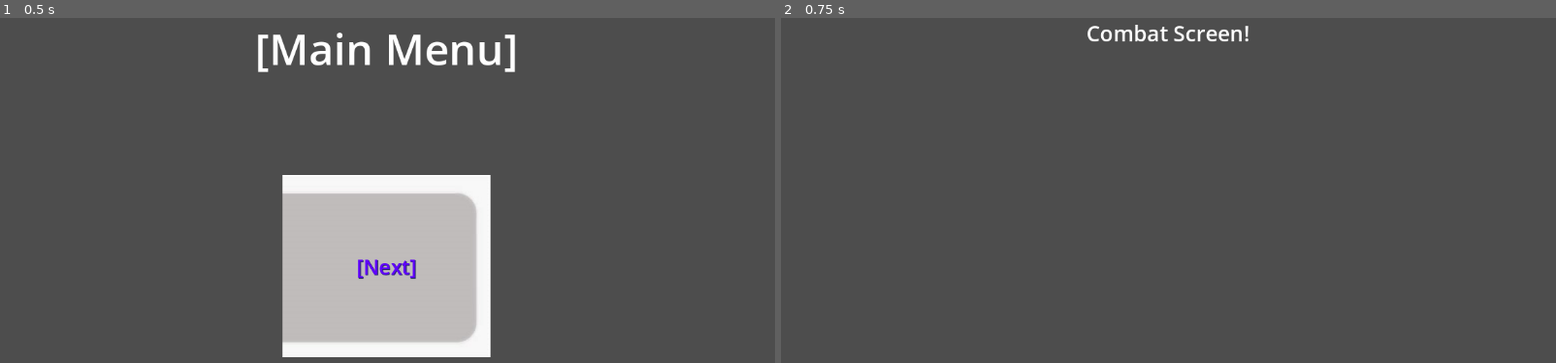
Above: before the commit, frames 1-2 (left to right).
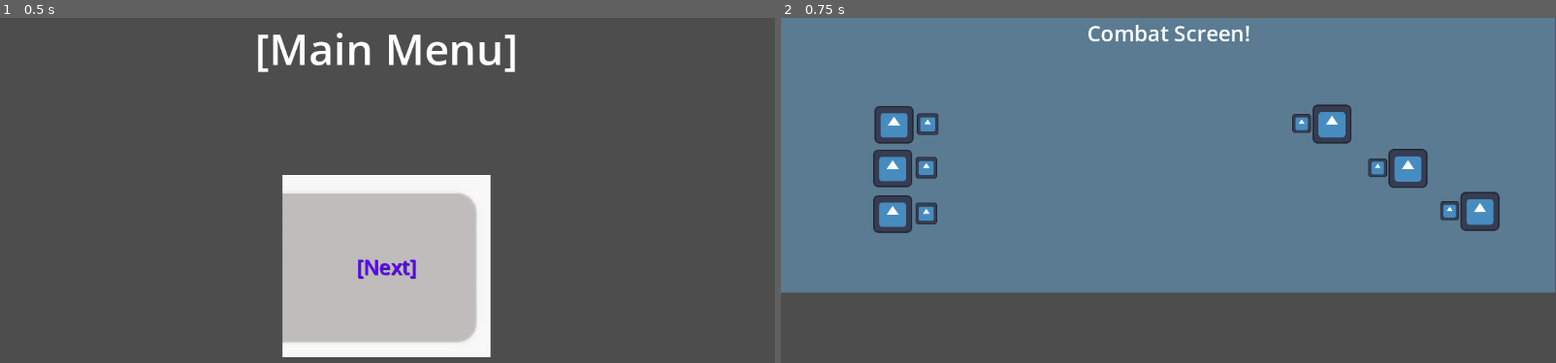
Above: after the commit, the same moments.

Repository: LandonM-byui/rpg-game-CSE290
Game: Godot game, scene res://scene_handler.tscn
The game is run twice, just before and just after one commit, with the same random seed, the same clock (stepped at 60 frames per second) and the same inputs. The engine's default icon, where the game draws it, is replaced by a stand-in: a white triangle on a blue panel in a dark square.
Inputs:
- Up to frame 1 (0.5 s): no input
- Up to frame 2 (0.75 s): click "[Next]" at 0.5 s

Frame 1 is identical in both runs. In frame 2, 78% of the frame differs, in the area x 0-100%, y 0-80%.
Error after the commit: Parse Error: Unexpected identifier "int" in class body. (res://Combat)

Commit message:
Created the Greyboxing for combat scene

Diff:
--- /dev/null
+++ b/yee-haw/Combat Window/enemy.tscn
@@ -0,0 +1,18 @@
+[gd_scene format=3 uid="uid://dyl8c44ca3131"]
+
+[ext_resource type="Texture2D" uid="uid://cynwov72hmk3b" path="res://icon.svg" id="1_1p81w"]
+
+[node name="Enemy 1" type="Node2D" unique_id=1288227509]
+
+[node name="Enemy Shield direction" type="Node2D" parent="." unique_id=1906525246]
+position = Vector2(-15, 32)
+
+[node name="Sprite2D" type="Sprite2D" parent="Enemy Shield direction" unique_id=528233107]
+position = Vector2(3, 0)
+scale = Vector2(0.21484347, 0.21874997)
+texture = ExtResource("1_1p81w")
+
+[node name="Sprite2D" type="Sprite2D" parent="." unique_id=1450253441]
+position = Vector2(33, 33)
+scale = Vector2(0.449, 0.449)
+texture = ExtResource("1_1p81w")
--- /dev/null
+++ b/yee-haw/Combat Window/playerlanes.gd
@@ -0,0 +1,3 @@
+extends ColorRect
+
+@export int lane_num : 1
--- /dev/null
+++ b/yee-haw/Combat Window/playerlanes.tscn
@@ -0,0 +1,20 @@
+[gd_scene format=3 uid="uid://bqy3fhb7aeddp"]
+
+[ext_resource type="Texture2D" uid="uid://cynwov72hmk3b" path="res://icon.svg" id="1_xr8e4"]
+
+[node name="Lane 1" type="Node2D" unique_id=319694909]
+
+[node name="Player Sprite" type="Sprite2D" parent="." unique_id=545657153]
+position = Vector2(33, 33)
+scale = Vector2(0.44921875, 0.43359375)
+texture = ExtResource("1_xr8e4")
+
+[node name="Player Position 1" type="Marker2D" parent="." unique_id=1545831313]
+position = Vector2(33, 32)
+
+[node name="Enemy Intent Box" type="Node2D" parent="." unique_id=674502124]
+scale = Vector2(0.25, 0.25)
+
+[node name="TextureRect" type="Sprite2D" parent="Enemy Intent Box" unique_id=1832656317]
+position = Vector2(332, 128)
+texture = ExtResource("1_xr8e4")
--- a/yee-haw/Scenes/combat.tscn
+++ b/yee-haw/Scenes/combat.tscn
@@ -1,23 +1,56 @@
 [gd_scene format=3 uid="uid://dhaa2ss681rt8"]
 
 [ext_resource type="Script" uid="uid://cxast0e82whkc" path="res://Scenes/ScenePreset.gd" id="1_7jmb3"]
+[ext_resource type="Script" uid="uid://q4mgqewj1rvd" path="res://Combat Window/playerlanes.gd" id="2_ubpar"]
+[ext_resource type="PackedScene" uid="uid://bqy3fhb7aeddp" path="res://Combat Window/playerlanes.tscn" id="3_ut0kg"]
+[ext_resource type="PackedScene" uid="uid://dyl8c44ca3131" path="res://Combat Window/enemy.tscn" id="4_yt1oa"]
 
-[node name="Combat" type="Node2D" unique_id=135003510]
+[node name="Combat" type="Node2D" unique_id=1727925518]
 script = ExtResource("1_7jmb3")
 
-[node name="Foreground" type="VBoxContainer" parent="." unique_id=1337450672]
+[node name="background" type="ColorRect" parent="." unique_id=870261413]
 offset_right = 1151.0
+offset_bottom = 409.0
+color = Color(0.35164863, 0.48274964, 0.572291, 1)
+script = ExtResource("2_ubpar")
+
+[node name="Foreground" type="VBoxContainer" parent="." unique_id=76304927]
+offset_left = 1.0
+offset_right = 1152.0
 offset_bottom = 648.0
 
-[node name="TempLabel" type="Label" parent="Foreground" unique_id=1493498813]
+[node name="TempLabel" type="Label" parent="Foreground" unique_id=498863367]
 layout_mode = 2
 size_flags_horizontal = 4
 theme_override_font_sizes/font_size = 32
 text = "Combat Screen!"
 
-[node name="VBoxContainer" type="VBoxContainer" parent="." unique_id=1406437653]
-offset_right = 40.0
-offset_bottom = 40.0
+[node name="VBoxContainer" type="VBoxContainer" parent="." unique_id=82524351]
+offset_left = 1.0
+offset_top = 1.0
+offset_right = 41.0
+offset_bottom = 41.0
 
-[node name="TextureButton" type="TextureButton" parent="VBoxContainer" unique_id=2072509957]
+[node name="TextureButton" type="TextureButton" parent="VBoxContainer" unique_id=1730470810]
 layout_mode = 2
+
+[node name="Combat Window" type="Node2D" parent="." unique_id=1656921578]
+
+[node name="Lane 1" parent="Combat Window" unique_id=601969368 instance=ExtResource("3_ut0kg")]
+position = Vector2(135, 126)
+script = ExtResource("2_ubpar")
+
+[node name="Lane 2" parent="Combat Window" unique_id=2007841483 instance=ExtResource("3_ut0kg")]
+position = Vector2(133, 191)
+
+[node name="Lane 3" parent="Combat Window" unique_id=1916739042 instance=ExtResource("3_ut0kg")]
+position = Vector2(133, 259)
+
+[node name="Enemy 1" parent="Combat Window" unique_id=1908309432 instance=ExtResource("4_yt1oa")]
+position = Vector2(786, 125)
+
+[node name="Enemy 2" parent="Combat Window" unique_id=1288227509 instance=ExtResource("4_yt1oa")]
+position = Vector2(899, 191)
+
+[node name="Enemy 3" parent="Combat Window" unique_id=1707440029 instance=ExtResource("4_yt1oa")]
+position = Vector2(1006, 255)
Not shown, added: yee-haw/Combat Window/playerlanes.gd.uid
